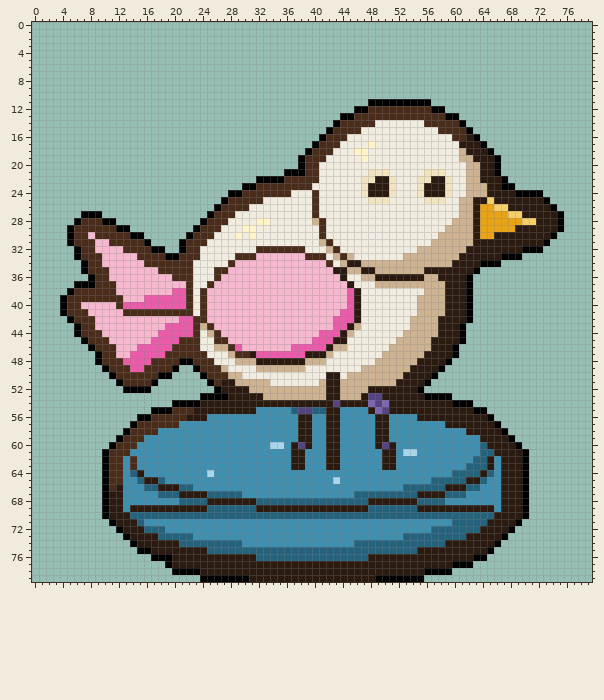
Pixel-art file -- opus-test-run/aseprite/mini-pelican-parliament.aseprite. Above is the file before it was changed.
80x80 pixels, 1 frame.
After the commit:
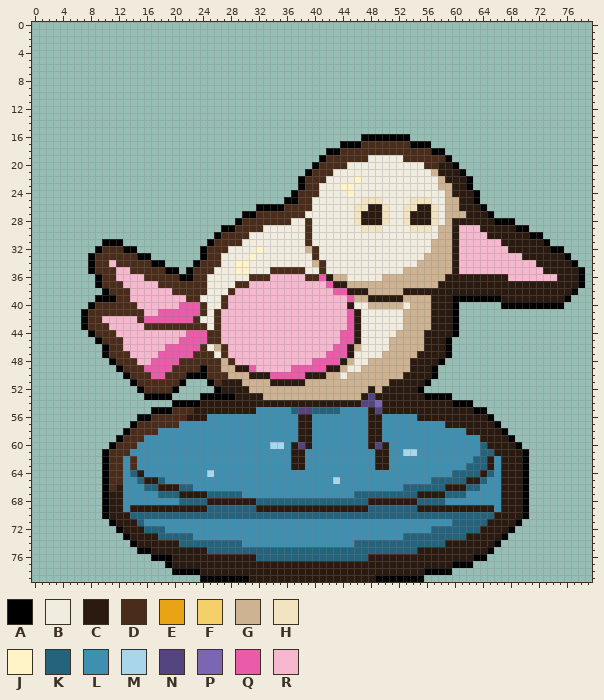
Palette (. is transparent): A #000000  B #f1ece0  C #2a1a10  D #4a2c1a  E #e8a317  F #f5cf6a  G #ceb393  H #f2e4c0  J #fff3c8  K #25637d  L #3f8fb0  M #a9d6ea  N #54447f  P #7b66b4  Q #ea5ca9  R #f6b8cf
What changed:
Changed rows in their new state; - is an unchanged pixel.
Layers "border", "objects":
first column x 4:
11 --------------------------------------------.........----------------------
12 ------------------------------------------.............--------------------
13 ----------------------------------------.................------------------
14 ---------------------------------------...................-----------------
15 --------------------------------------.....................----------------
16 -------------------------------------......AAAAAAA..........---------------
17 ------------------------------------....AAADDDDDDDAAA........--------------
18 -----------------------------------...AADDDDDDDDDDDDDAA.......-------------
19 ----------------------------------...ADDDDDD-----DDDDDDA.......------------
20 ----------------------------------..ADDDD-----------DDCCA......------------
21 --------------------------------...A-DD-----BBB-----BGCCCA.....------------
22 ----------------------------......A--D----JBBBBB---BBBGCCCA.....-----------
23 --------------------------........A-D---JJ-BBBBB---BBBGGCCA......----------
24 ------------------------.........ADD-----J-BBBBB---BBBBGCCCA.........------
25 -----------------------.........AADDB------H--B---HH-BBGGCCA..........-----
26 ----------------------......AAAADDDDB-----HHCCH--HHCCH-GGCC-A..........----
27 ---...---------------.....AADDDDDDD-B-----HCCCH--HCCCH-GG-C-CA..........---
28 --......------------.....ADDDDDDD--DBB----HCCCH--HCCCH-GCCC-CCAAA.......---
29 -.........---------....AADDDD------D-B-----HHH----HHH-G-CRRRCCCCCAA.....---
30 -...........------....ADDDDB-------D-B------------------CRRRRC-----AA..----
31 -.....AAA....----....ADDDD---------D-BB-----------------CRRRRRR------------
32 --...ADDDAA....--...ADDD----JBBBBBBGD-BB-----------BB---CRRRRRRR--CCCCAA---
33 --..A-DDDDDAA.......ADD--BBJBBBBBBBB-B-BBB-------BBB----CRRRRRRRRRCCCCCCA--
34 ---.A-D-DDDD-AA....ADDD-BJJBBBBBBBBBGDB-BBBBBBBBBBB------RRRRRRRRRRRCCCCCA-
35 ---.A--D--DDDD-AA.ADDDBBBJJBBBDDDDDBBDBBBBBBBBBBB---GGGG-RRRRRRRRRRRRCCCCCA
36 ----.A-D----DDDD-AADD-BBBBBDDD-----DDQCGG--BBBGGGGGG--G---CCCCCCRRRRRRRCCCA
37 --...A--D-----DDDD-DDBBBBDD-----------QCCGGGG---------C---CCCCCCCCCCCCCCCCA
38 -.....A-DD------DD-D-BBBD--------------QQC-CGGGGGCCCCCC---CCCCCCCCCCCCCCCA-
39 .....AAA-D--RRRRRR-DBBBD------------------GGCCCCCGG--CC-AA-AAAACCCCCCCCCA--
40 ....ADDD-DDRRRRRR-QQ-BBD-----------------CB-GGGGG-G--CC-A..----AAAAAAAAA---
41 ...ADDDDD---RRQQQQQQ-BD-----------------R--------GG--CC-A..----------------
42 -..A-D-----DQQQQQ---BBD----------------RR--------G---C--A..----------------
43 --.A-DD-----DDDDDDD-DBD----------------RRQC------G---C--A.-----------------
44 --..A-DD------RRRR-QQD---------------RRRQQC-----G---CC--A.-----------------
45 ---..A-DD----RRRRQQQQD-R------------RRRRQQC----G----C--A..-----------------
46 ----..A-D--RRRR-QQQQD--DRR-------RRRRRRQQCG---------C--A.------------------
47 -----.A-DDRRRR-QQQQ--D-DRRRRRRRRRRRRRRQQQC---------C---A.------------------
48 -----..A-DDRRQQQQDD---DGDRRRRRRRRRRRQQQQCG--G-----C---A.-------------------
49 ------..A-DDQQQQDDDDA---GCCQRRRRRQQQQQCCG------------A.--------------------
50 -------..A---QQDDDAA------GCCCQQQQQCCCGG-----------------------------------
51 --------..A--DDDDA-------C----CCCCCGG-GG-------C---------------------------
52 ---------..-DDDDA---------------------GG-----G-----------------------------
53 ------------AAAA--------A-------------GG-----C-----------------------------
54 ---------------------------------------C---NNPC----------------------------
55 --------------------------------------KK-----NC----------------------------
56 --------------------------------------LL----C-L----------------------------
57 --------------------------------------LL----C-L----------------------------
58 --------------------------------------LL----C-L----------------------------
59 --------------------------------------LL----C-L----------------------------
60 --------------------------------------LL----CNCL---------------------------
61 --------------------------------------LL-----C-L---------------------------
62 --------------------------------------LL-----C-L---------------------------
63 --------------------------------------LL-----C-L---------------------------
Pixel boxes of the changes (left, top, right, bottom) in both pictures:
changed: (60, 99, 585, 470)
